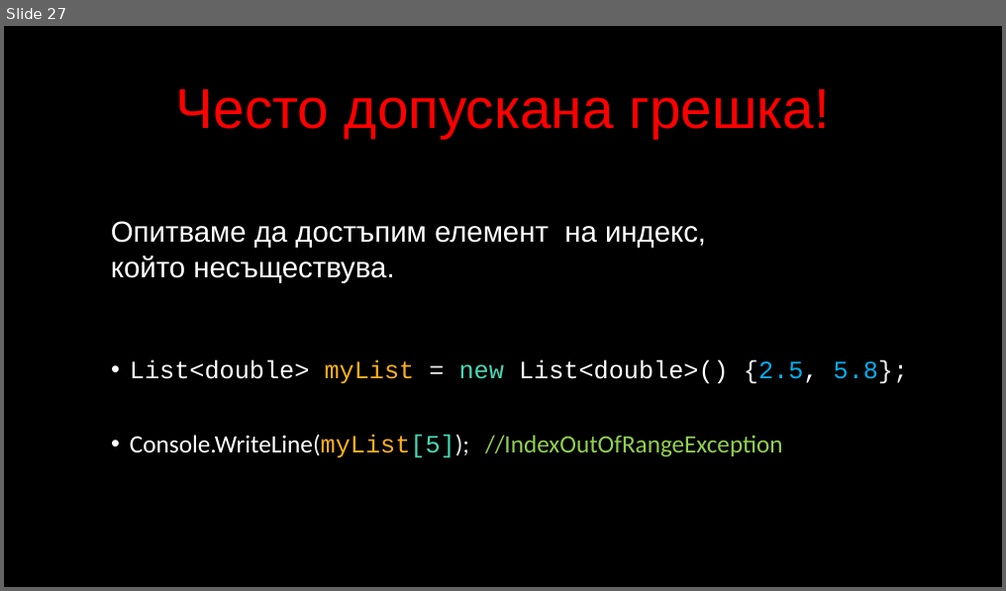
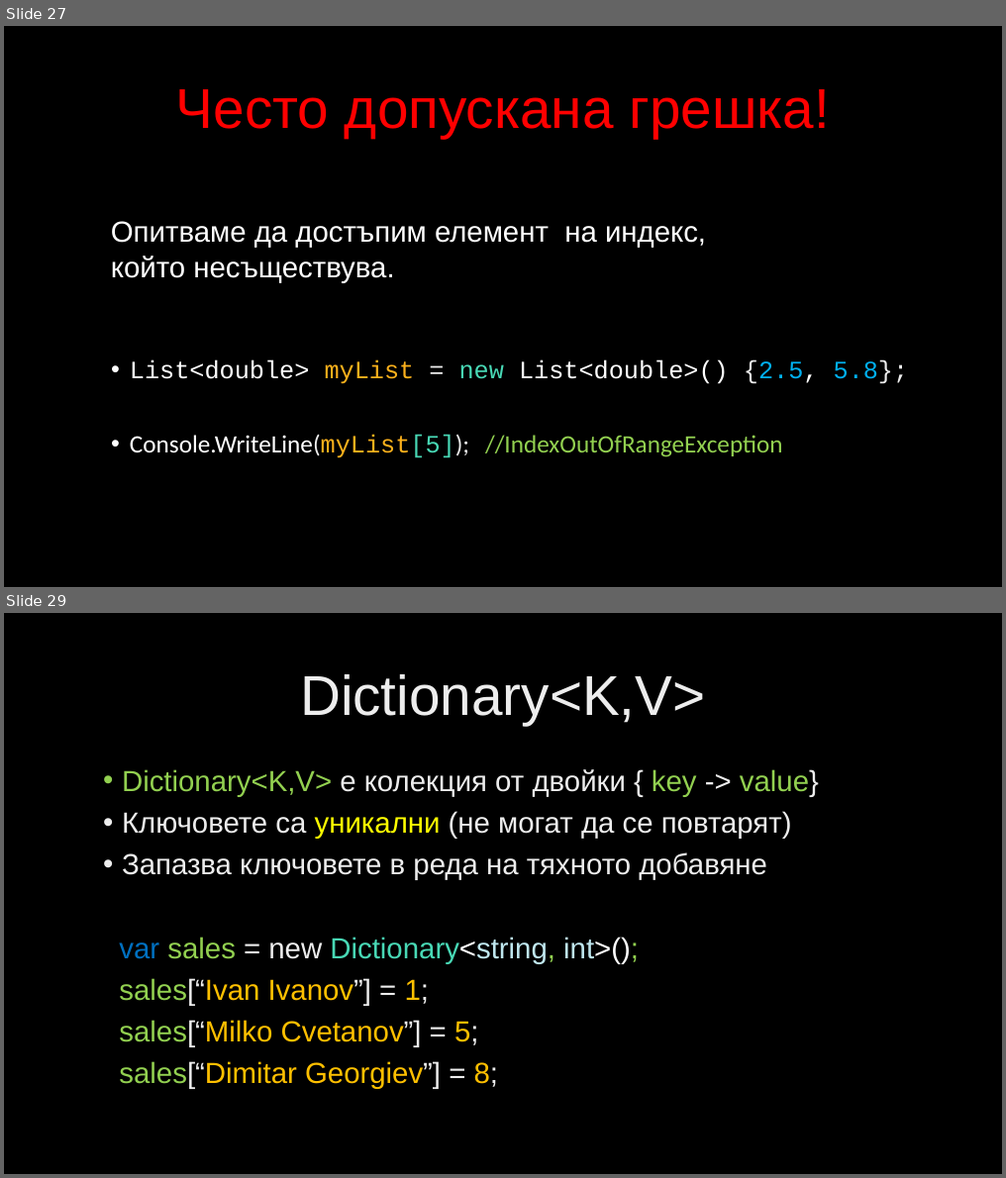
Before and after one commit to velizar92/CSharp-Programming-Presentations, a slide deck: C# Intermediate.pptx. Shown one above the other, each under a label of ours: slide 27 before the commit, slides 27 and 29 after it; the slides between them are not shown. The pictures are 1006x591 and 1006x1178 pixels, drawn with LibreOffice and Linux fonts; fonts in the diff are those of the drawing; background and template pictures are left out. Boxes give left, top, right and bottom in pixels: in the first picture for what was removed or moved away, otherwise in the second. Text is boxed around its words. In the diff, an @@ line names an element or a change of style, - is before the commit and + after.

```diff
--- a/C# Intermediate.pptx
+++ b/C# Intermediate.pptx
@@ slide 29 added at (4, 613, 1002, 1174), background picture (left out) @@
@@ title added at (300, 674, 705, 725), 54 pt, text gradient #BFBFBF to #EDEDED to #FFFFFF @@
+Dictionary<K,V>
@@ text added at (119, 769, 819, 1089), 28 pt, text gradient #BFBFBF to #EDEDED to #FFFFFF @@
+• Dictionary<K,V> е колекция от двойки { key -> value}
+• Ключовете са уникални (не могат да се повтарят)
+• Запазва ключовете в реда на тяхното добавяне
+var sales = new Dictionary<string, int>();
+sales[“Ivan Ivanov”] = 1;
+sales[“Milko Cvetanov”] = 5;
+sales[“Dimitar Georgiev”] = 8;
```
Also in this commit, not shown: 1 slide changed, 4 other slides added.
